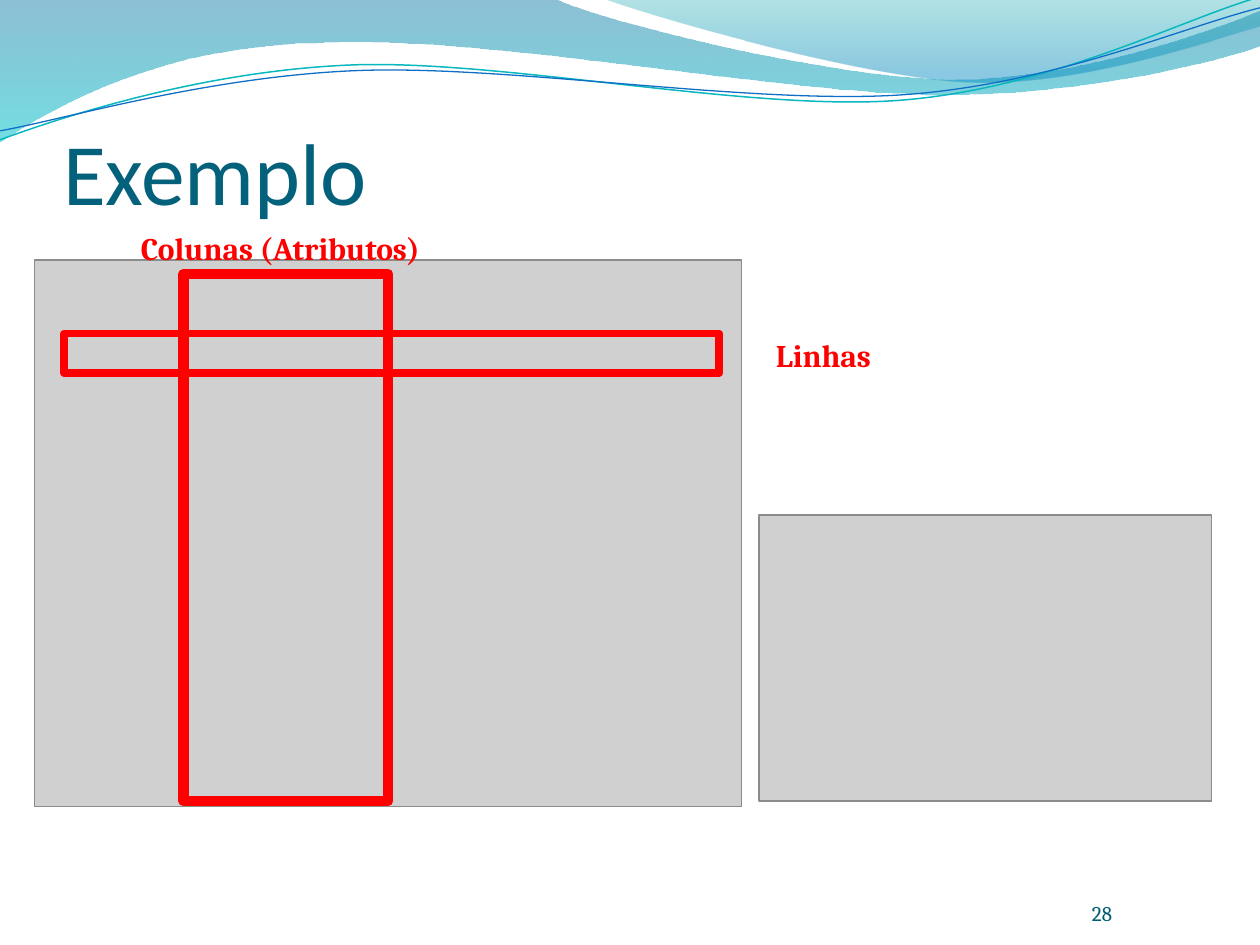
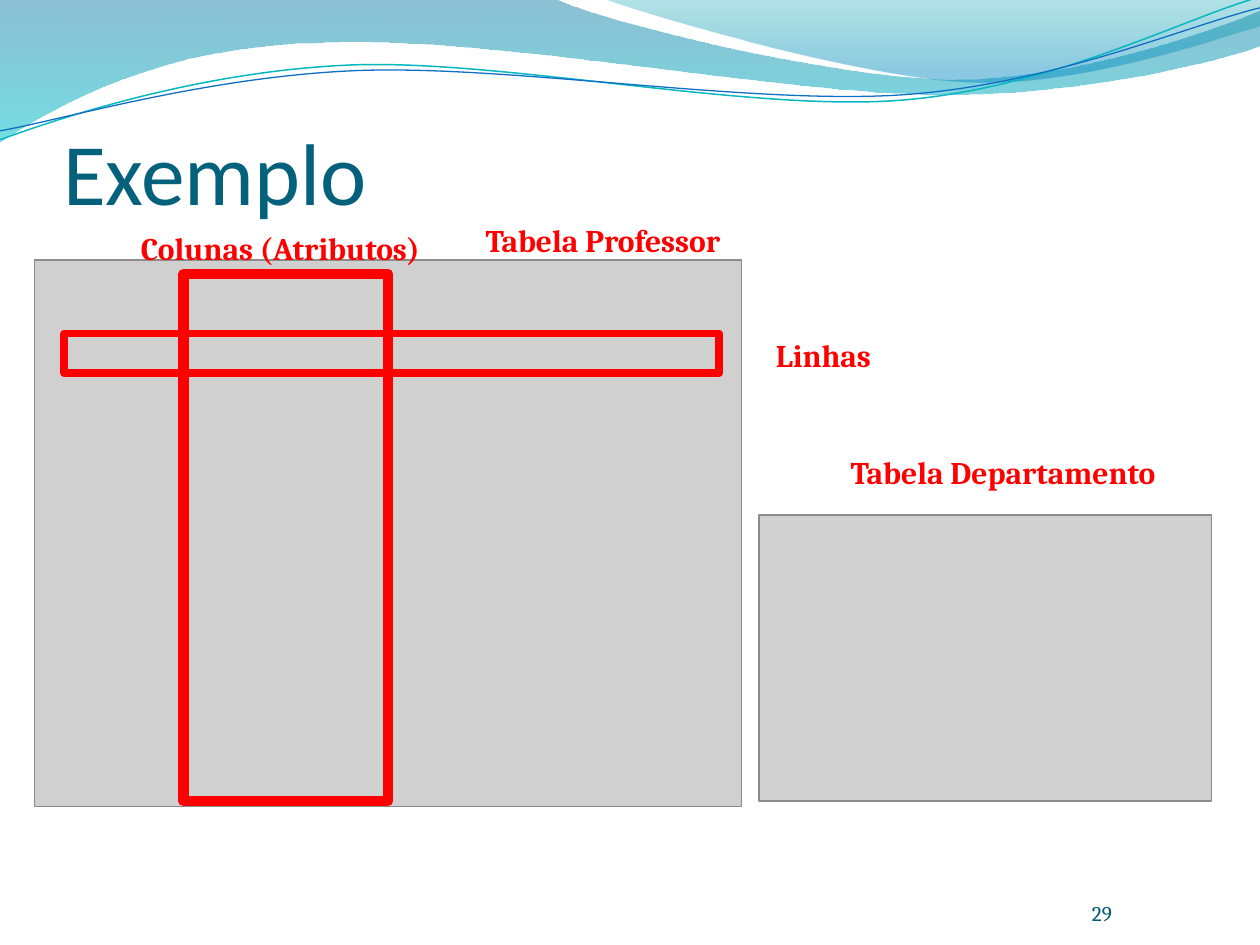
Before and after one commit to leonardopordeus/BD, a slide deck: slide 29 of Aula01.pptx (slide 28 before the commit). Drawn at 1260x945 pixels with LibreOffice and Linux fonts; fonts in the diff are those of the drawing; grey boxes stand for pictures; background and template pictures are left out. Boxes give left, top, right and bottom in pixels: in the first picture for what was removed or moved away, otherwise in the second. Text is boxed around its words. In the diff, an @@ line names an element or a change of style, - is before the commit and + after.

```diff
--- a/Aula01.pptx
+++ b/Aula01.pptx
@@ text added at box(486, 229, 720, 253), 18 pt, text #FF0000, bold @@
+Tabela Professor
@@ text added at box(851, 462, 1155, 491), 18 pt, text #FF0000, bold @@
+Tabela Departamento
@@ page number at box(1092, 907, 1112, 921): text changed @@
-28
+29
```
Also in this commit, not shown: 6 other slides changed, 1 slide added, 2 other files.
